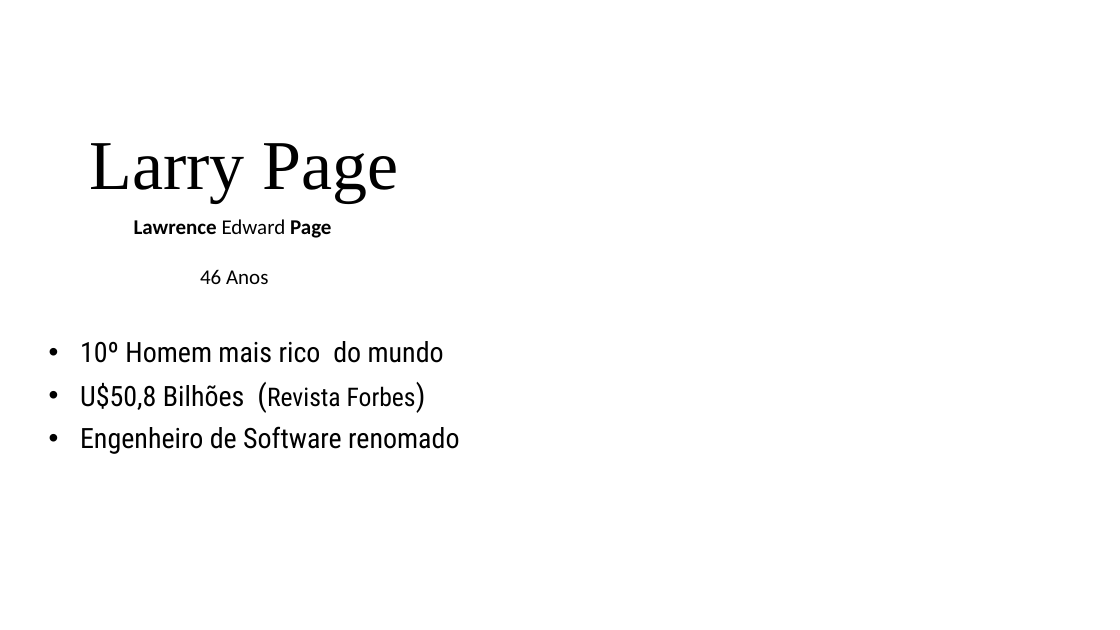
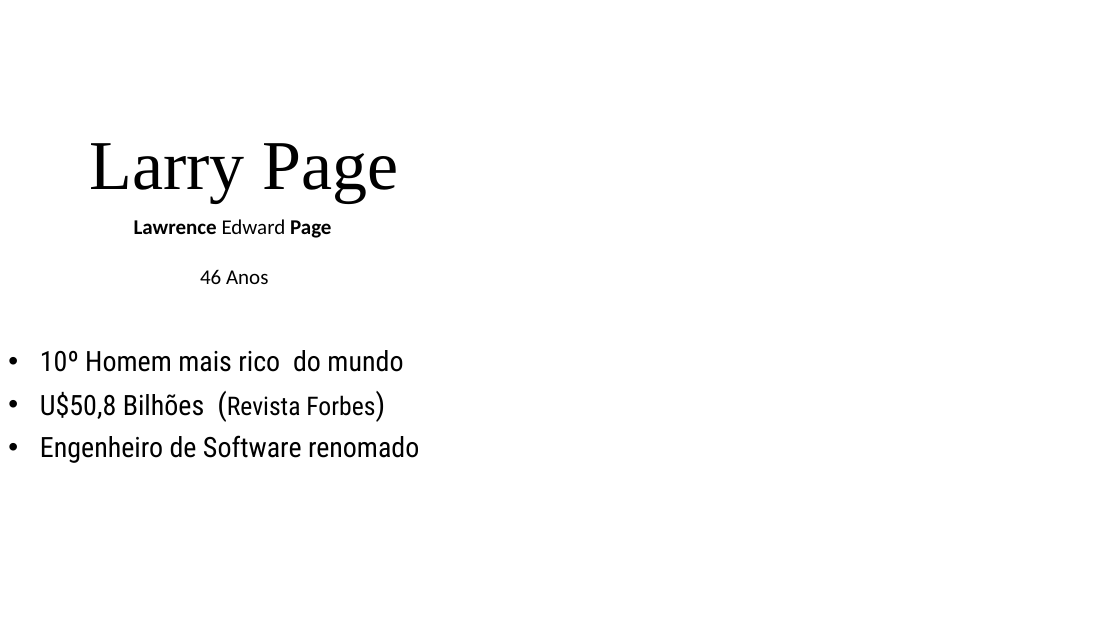
Before and after one commit to GVRO1/BandTec, a slide deck: slide 1 of Larry Page.pptx. Drawn at 1120x630 pixels with LibreOffice and Linux fonts; fonts in the diff are those of the drawing; background and template pictures are left out. Boxes give left, top, right and bottom in pixels: in the first picture for what was removed or moved away, otherwise in the second. Text is boxed around its words. In the diff, an @@ line names an element or a change of style, - is before the commit and + after.

```diff
--- a/Larry Page.pptx
+++ b/Larry Page.pptx
@@ subtitle "10º Homem mais rico do ...": place and size @@
-subtitle "10º Homem mais rico do ..." at bbox=[80, 341, 459, 454]
+subtitle "10º Homem mais rico do ..." at bbox=[40, 350, 419, 463]
```
Also in this commit, not shown: 7 other files.
